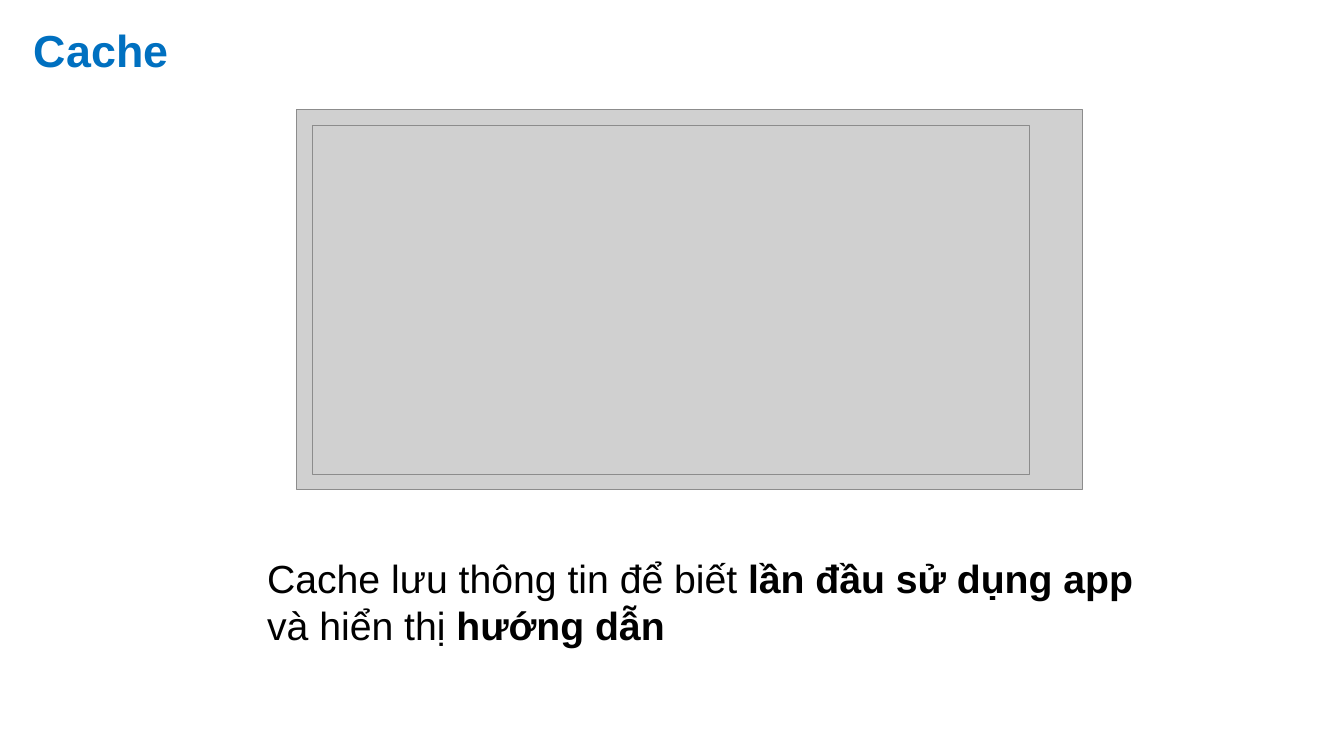
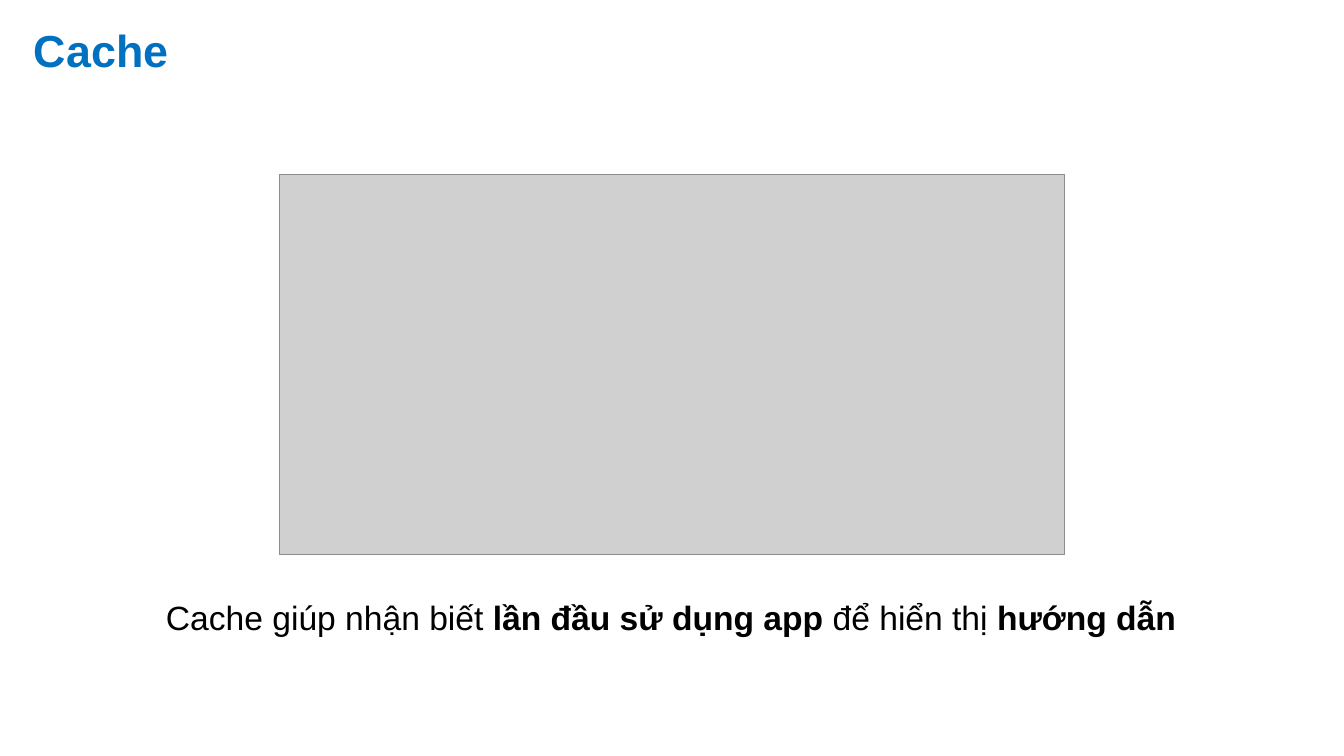
Before and after one commit to anhndd/linexo, a slide deck: slide 3 of Presentation/LineXO/LineXO_Sang.pptx. Drawn at 1344x756 pixels with LibreOffice and Linux fonts; fonts in the diff are those of the drawing; grey boxes stand for pictures. Boxes give left, top, right and bottom in pixels: in the first picture for what was removed or moved away, otherwise in the second. Text is boxed around its words. In the diff, an @@ line names an element or a change of style, - is before the commit and + after.

Commit message:
Update presentation

```diff
--- a/Presentation/LineXO/LineXO_Sang.pptx
+++ b/Presentation/LineXO/LineXO_Sang.pptx
@@ picture removed at (313, 126, 1029, 475) @@
@@ picture: place and size @@
-picture at (296, 110, 1082, 490)
+picture at (279, 174, 1065, 555)
@@ text at (166, 603, 1176, 637): text changed; size 28 to 24 pt @@
-Cache lưu thông tin để biết lần đầu sử dụng app
-và hiển thị hướng dẫn
+Cache giúp nhận biết lần đầu sử dụng app để hiển thị hướng dẫn
```
Also in this commit, not shown: 1 other slide changed, 6 other files.
